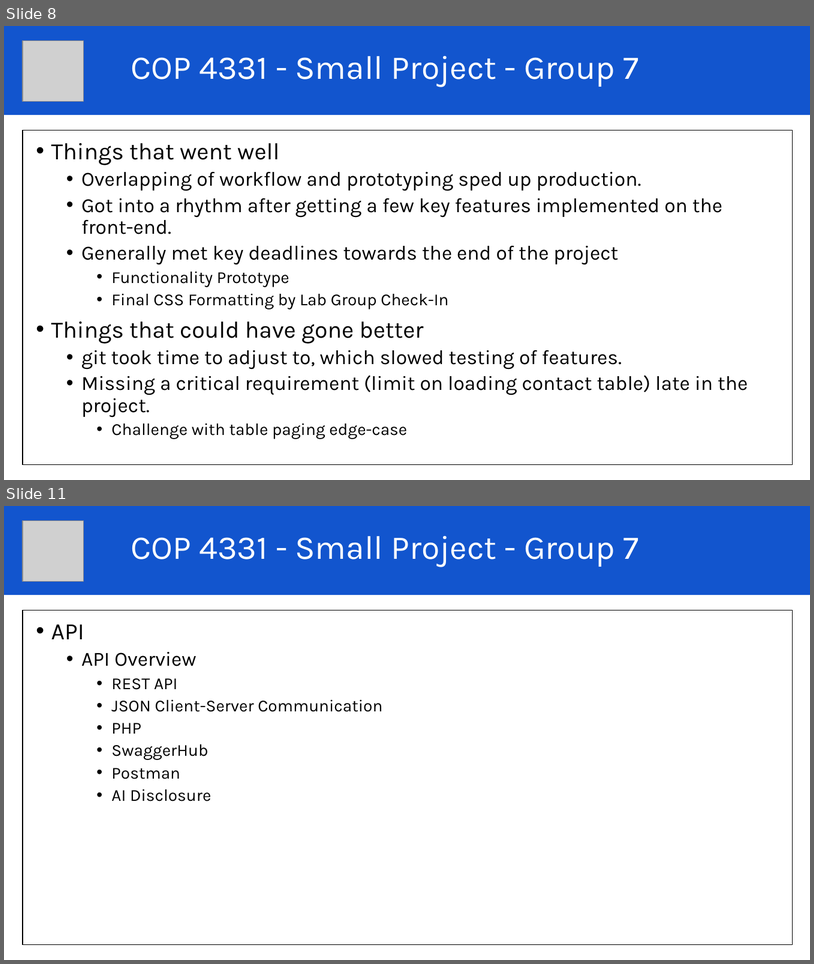
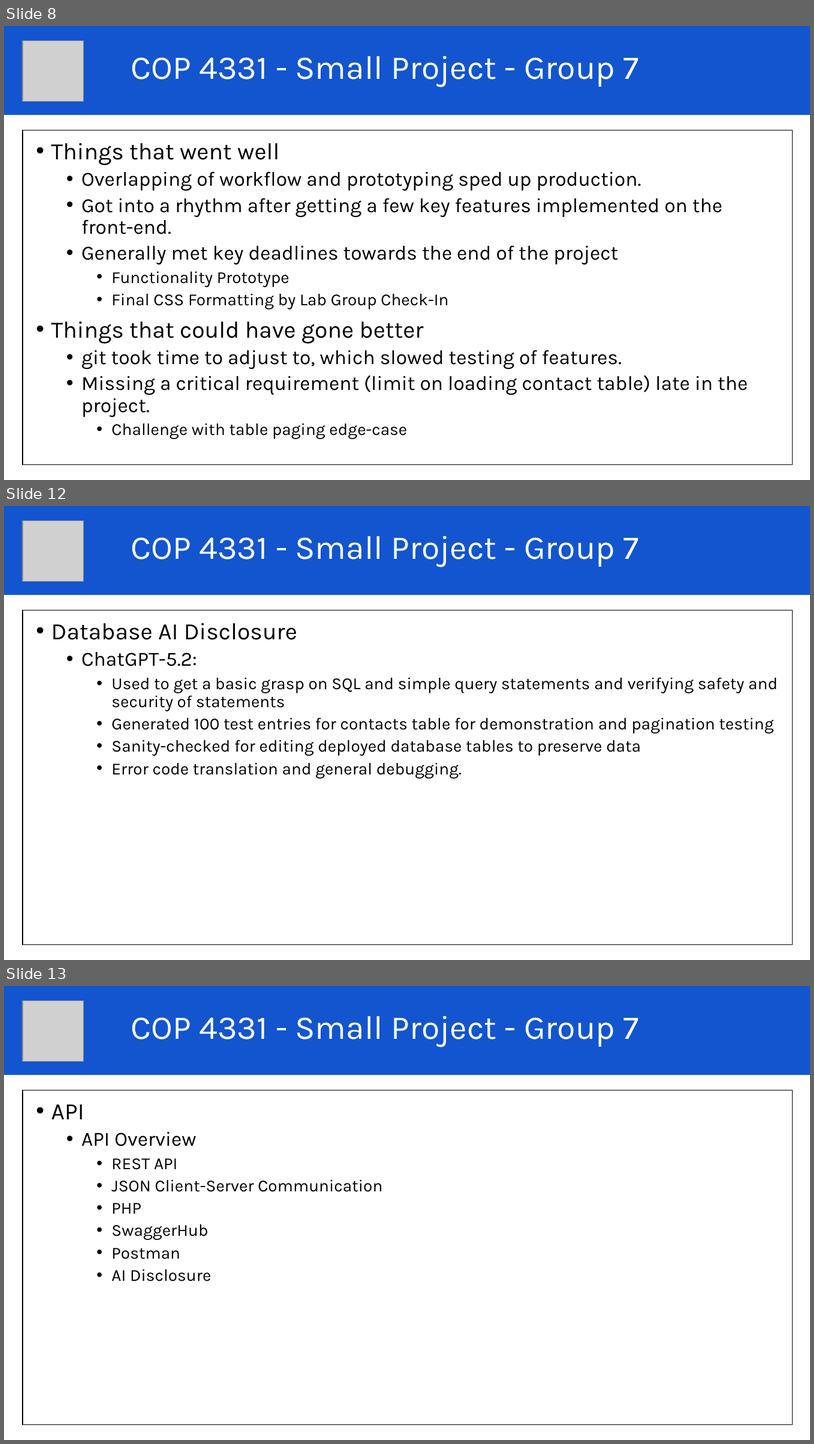
Before and after one commit to AndrewKelton/Small-Project, a slide deck: documents/presentation/Lucky Retriever Presentation_pal working copy.pptx. Shown one above the other, each under a label of ours: slides 8 and 11 before the commit, slides 8, 12 and 13 after it; the slides between them are not shown. The pictures are 814x964 and 814x1444 pixels, drawn with LibreOffice and Linux fonts; fonts in the diff are those of the drawing; grey boxes stand for pictures. Boxes give left, top, right and bottom in pixels: in the first picture for what was removed or moved away, otherwise in the second. Text is boxed around its words. In the diff, an @@ line names an element or a change of style, - is before the commit and + after.

Commit message:
add database, erd, lighthouse slides

```diff
--- a/documents/presentation/Lucky Retriever Presentation_pal working copy.pptx
+++ b/documents/presentation/Lucky Retriever Presentation_pal working copy.pptx
@@ slide 12 added at (4, 506, 810, 960), background #FFFFFF @@
@@ title added at (4, 506, 810, 595), fill #1255CE, 39.6 pt, text #FFFFFF @@
+COP 4331 - Small Project - Group 7
@@ picture added at (23, 521, 84, 581) @@
@@ rectangle added at (23, 610, 793, 945), outline #000000 0.75 pt @@
@@ text added at (51, 623, 778, 778), 20 pt, text #000000 @@
+• Database AI Disclosure
+  • ChatGPT-5.2:
+    • Used to get a basic grasp on SQL and simple query statements and verifying safety and security of statements
+    • Generated 100 test entries for contacts table for demonstration and pagination testing
+    • Sanity-checked for editing deployed database tables to preserve data
+    • Error code translation and general debugging.
@@ what was slide 11 is now slide 13 @@
```
Also in this commit, not shown: 3 slides changed, 1 other slide added.
